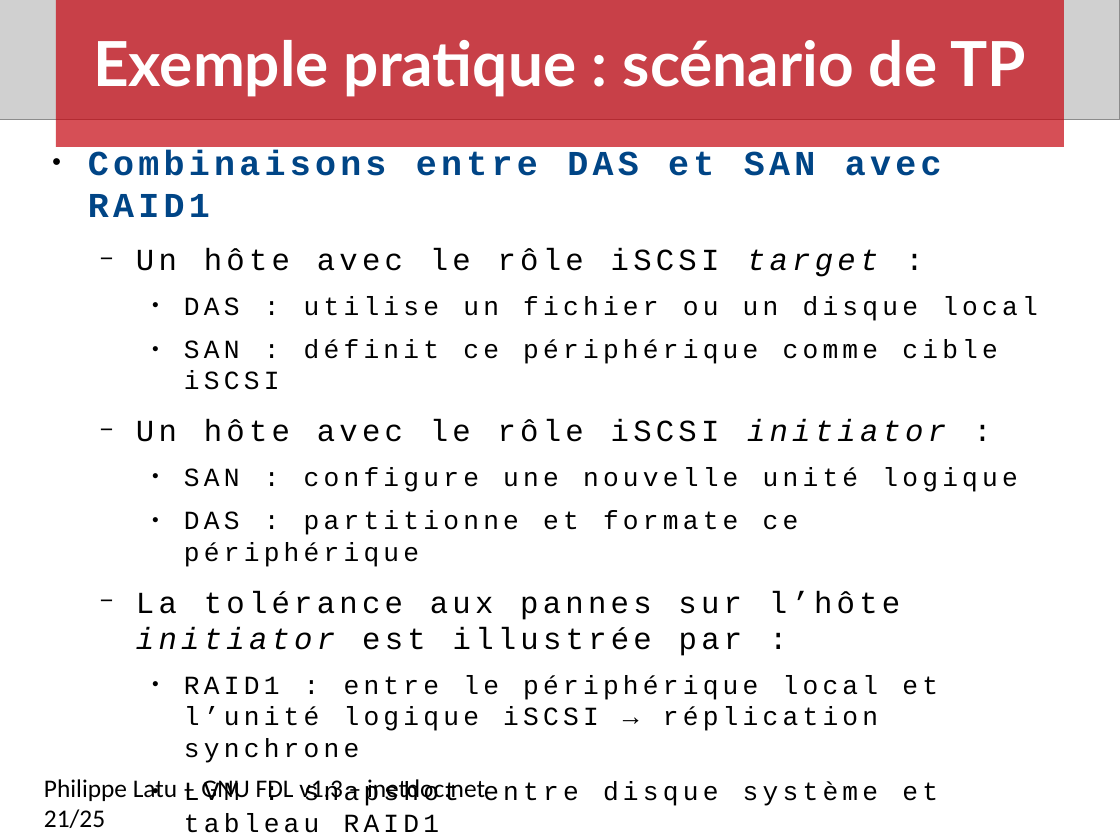
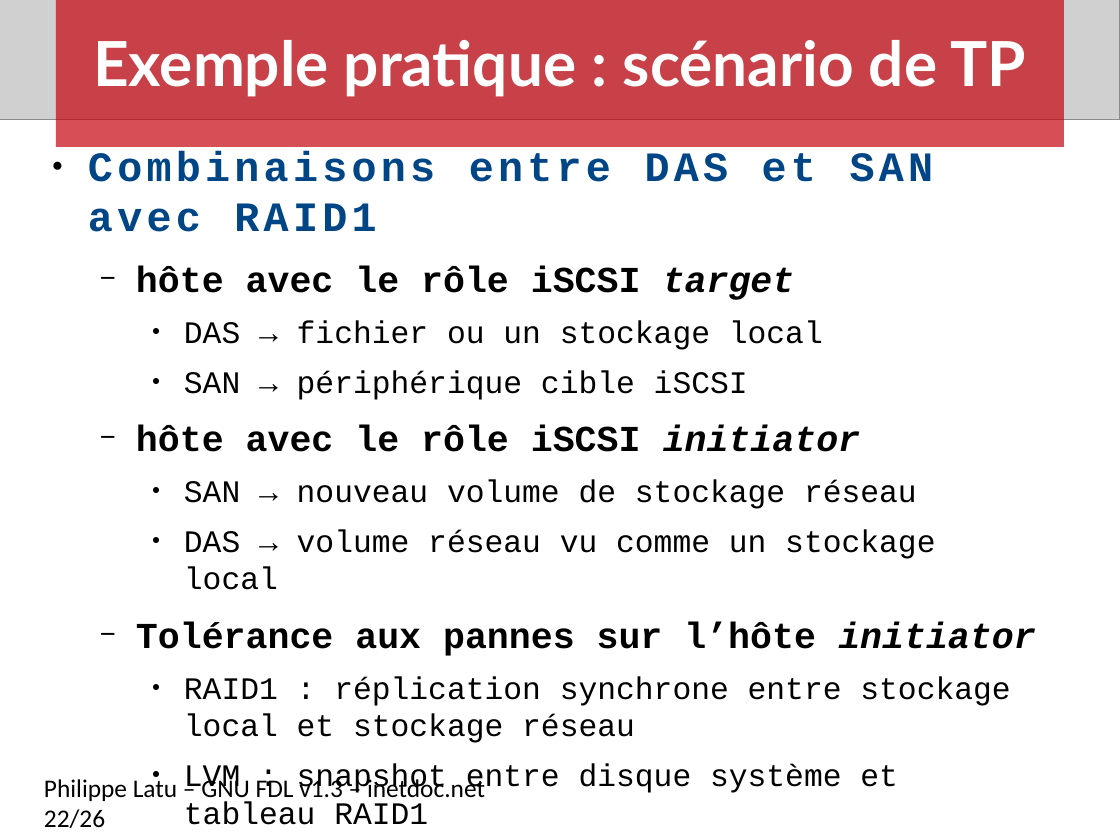
Before and after one commit to platu/inetdoc, a slide deck: slide 22 of presentations/net-storage/net-storage.odp (slide 21 before the commit). Drawn at 1120x840 pixels with LibreOffice and Linux fonts; fonts in the diff are those of the drawing; grey boxes stand for pictures. Boxes give left, top, right and bottom in pixels: in the first picture for what was removed or moved away, otherwise in the second. Text is boxed around its words. In the diff, an @@ line names an element or a change of style, - is before the commit and + after.

Commit message:
édition 2021 présentation stockage réseau

```diff
--- a/presentations/net-storage/net-storage.odp
+++ b/presentations/net-storage/net-storage.odp
@@ text at (88, 151, 934, 794): size 24.8 to 29.6 pt in "Combinaisons entre DAS et SAN avec RAID1"; size 18.6 to 22.2 pt, letter spacing 3 to 0 pt in "LVM : snapshot entre disque système et ..." @@
@@ text at (136, 266, 1035, 743): text changed; size 18.6 to 22.2 pt @@
-  − Un hôte avec le rôle iSCSI target :
-    ● DAS : utilise un fichier ou un disque local
-    ● SAN : définit ce périphérique comme cible iSCSI
-  − Un hôte avec le rôle iSCSI initiator :
-    ● SAN : configure une nouvelle unité logique
-    ● DAS : partitionne et formate ce périphérique
-  − La tolérance aux pannes sur l’hôte initiator est illustrée par :
-    ● RAID1 : entre le périphérique local et l’unité logique iSCSI → réplication synchrone
+  − hôte avec le rôle iSCSI target
+    ● DAS → fichier ou un stockage local
+    ● SAN → périphérique cible iSCSI
+  − hôte avec le rôle iSCSI initiator
+    ● SAN → nouveau volume de stockage réseau
+    ● DAS → volume réseau vu comme un stockage local
+  − Tolérance aux pannes sur l’hôte initiator
+    ● RAID1 : réplication synchrone entre stockage local et stockage réseau
@@ text at (44, 776, 485, 828): text changed @@
-Philippe Latu – GNU FDL v1.3 – inetdoc.net 21/25
+Philippe Latu – GNU FDL v1.3 – inetdoc.net 22/26
```
Also in this commit, not shown: 15 other slides changed, 1 slide added, 1 other file.
